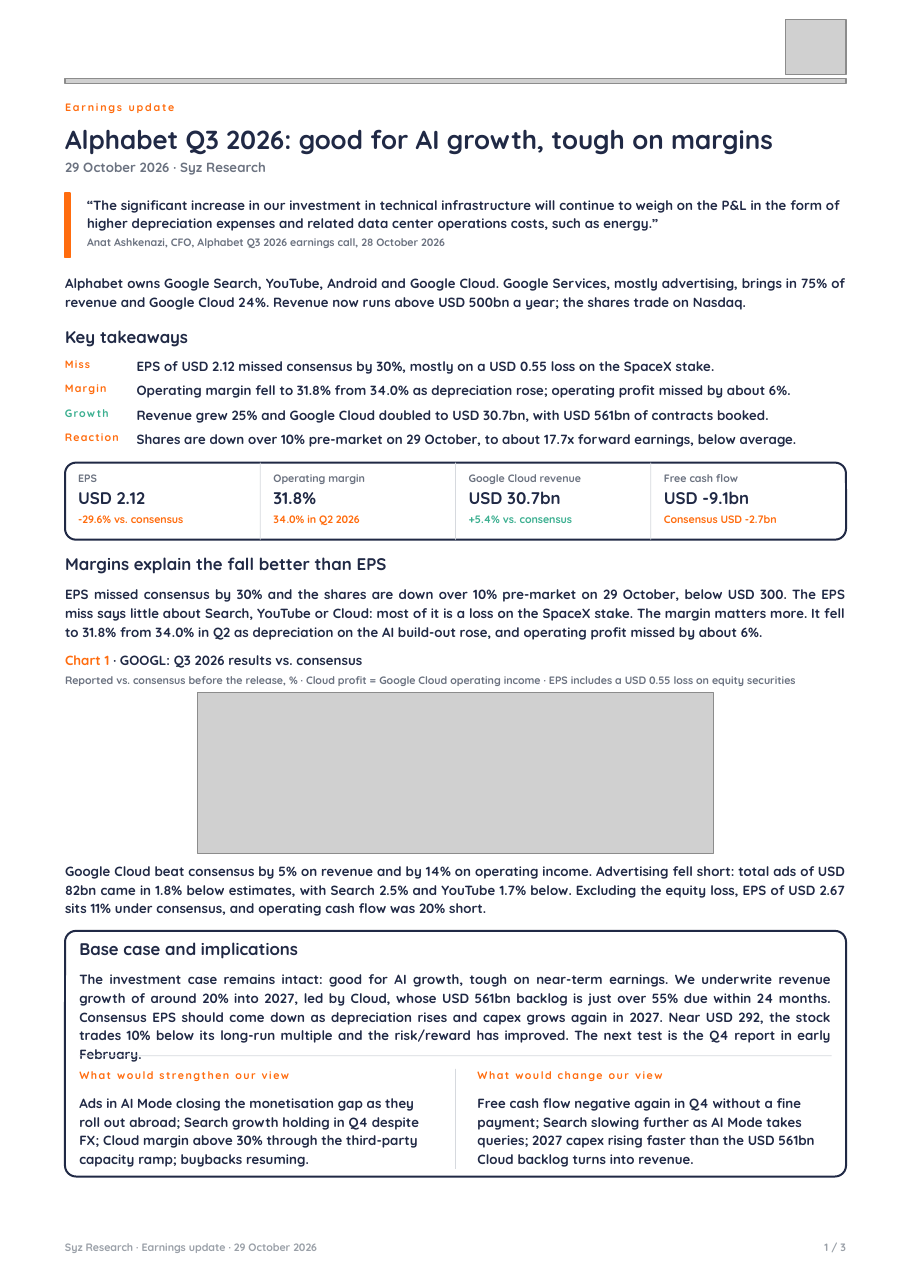
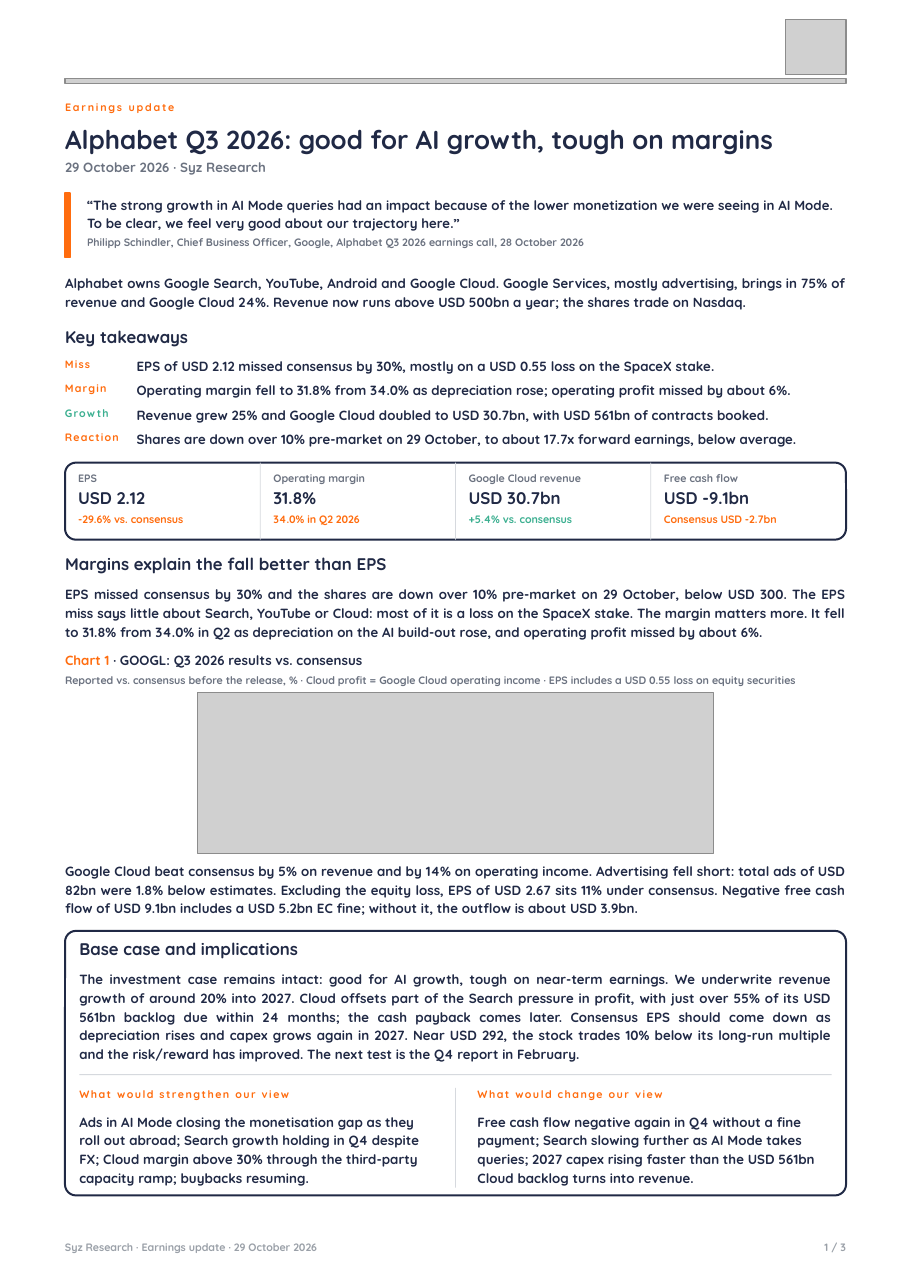
Before and after one commit to jb-db05/syz-earnings, a slide deck: slide 1 of deliverables/GOOGL_Q3_2026/Earnings_Update_GOOGL_Q32026.pptx. Drawn at 911x1288 pixels with LibreOffice and Linux fonts; fonts in the diff are those of the drawing; grey boxes stand for pictures. Boxes give left, top, right and bottom in pixels: in the first picture for what was removed or moved away, otherwise in the second. Text is boxed around its words. In the diff, an @@ line names an element or a change of style, - is before the commit and + after.

```diff
--- a/deliverables/GOOGL_Q3_2026/Earnings_Update_GOOGL_Q32026.pptx
+++ b/deliverables/GOOGL_Q3_2026/Earnings_Update_GOOGL_Q32026.pptx
@@ text at (87,200,833,231): text changed @@
-“The significant increase in our investment in technical infrastructure will continue to weigh on the P&L in the form of higher depreciation expenses and related data center operations costs, such as energy.”
+“The strong growth in AI Mode queries had an impact because of the lower monetization we were seeing in AI Mode. To be clear, we feel very good about our trajectory here.”
@@ text at (87,238,584,248): text changed @@
-Anat Ashkenazi, CFO, Alphabet Q3 2026 earnings call, 28 October 2026
+Philipp Schindler, Chief Business Officer, Google, Alphabet Q3 2026 earnings call, 28 October 2026
@@ text at (65,866,845,915): text changed @@
-Google Cloud beat consensus by 5% on revenue and by 14% on operating income. Advertising fell short: total ads of USD 82bn came in 1.8% below estimates, with Search 2.5% and YouTube 1.7% below. Excluding the equity loss, EPS of USD 2.67 sits 11% under consensus, and operating cash flow was 20% short.
+Google Cloud beat consensus by 5% on revenue and by 14% on operating income. Advertising fell short: total ads of USD 82bn were 1.8% below estimates. Excluding the equity loss, EPS of USD 2.67 sits 11% under consensus. Negative free cash flow of USD 9.1bn includes a USD 5.2bn EC fine; without it, the outflow is about USD 3.9bn.
@@ rounded rectangle: place and size @@
-rounded rectangle at (65,931,846,1176)
+rounded rectangle at (65,931,846,1195)
@@ rounded rectangle at (65,931,846,1195): proportions changed @@
@@ text at (79,974,831,1062): text changed @@
-The investment case remains intact: good for AI growth, tough on near-term earnings. We underwrite revenue growth of around 20% into 2027, led by Cloud, whose USD 561bn backlog is just over 55% due within 24 months. Consensus EPS should come down as depreciation rises and capex grows again in 2027. Near USD 292, the stock trades 10% below its long-run multiple and the risk/reward has improved. The next test is the Q4 report in early February.
+The investment case remains intact: good for AI growth, tough on near-term earnings. We underwrite revenue growth of around 20% into 2027. Cloud offsets part of the Search pressure in profit, with just over 55% of its USD 561bn backlog due within 24 months; the cash payback comes later. Consensus EPS should come down as depreciation rises and capex grows again in 2027. Near USD 292, the stock trades 10% below its long-run multiple and the risk/reward has improved. The next test is the Q4 report in February.
@@ 4 texts, 2 lines: place and size @@
-4 texts, 2 lines at (79,1055,832,1169)
+4 texts, 2 lines at (79,1074,832,1187)
```
Also in this commit, not shown: 1 other slide changed, 4 other files.
